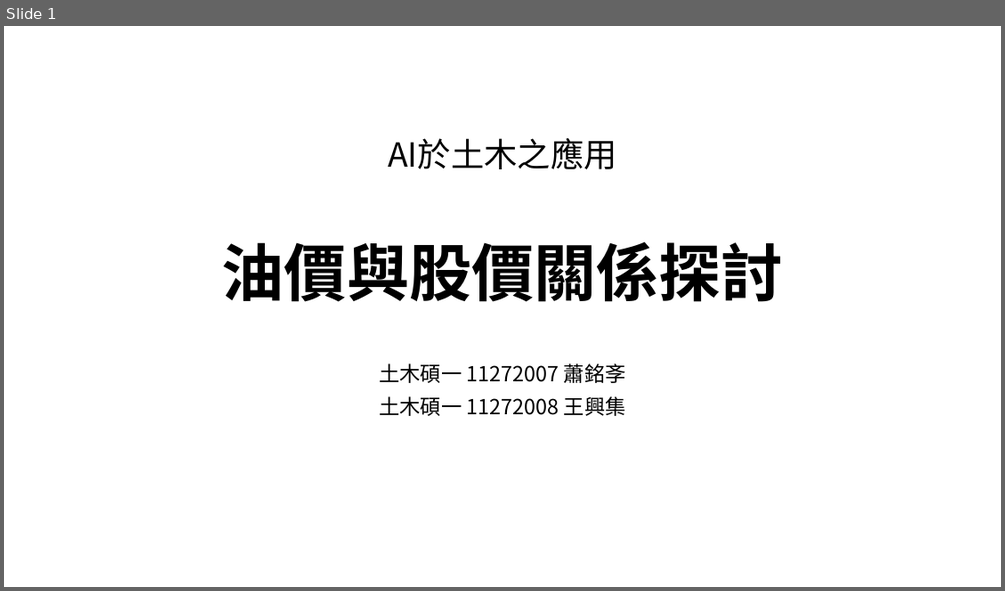
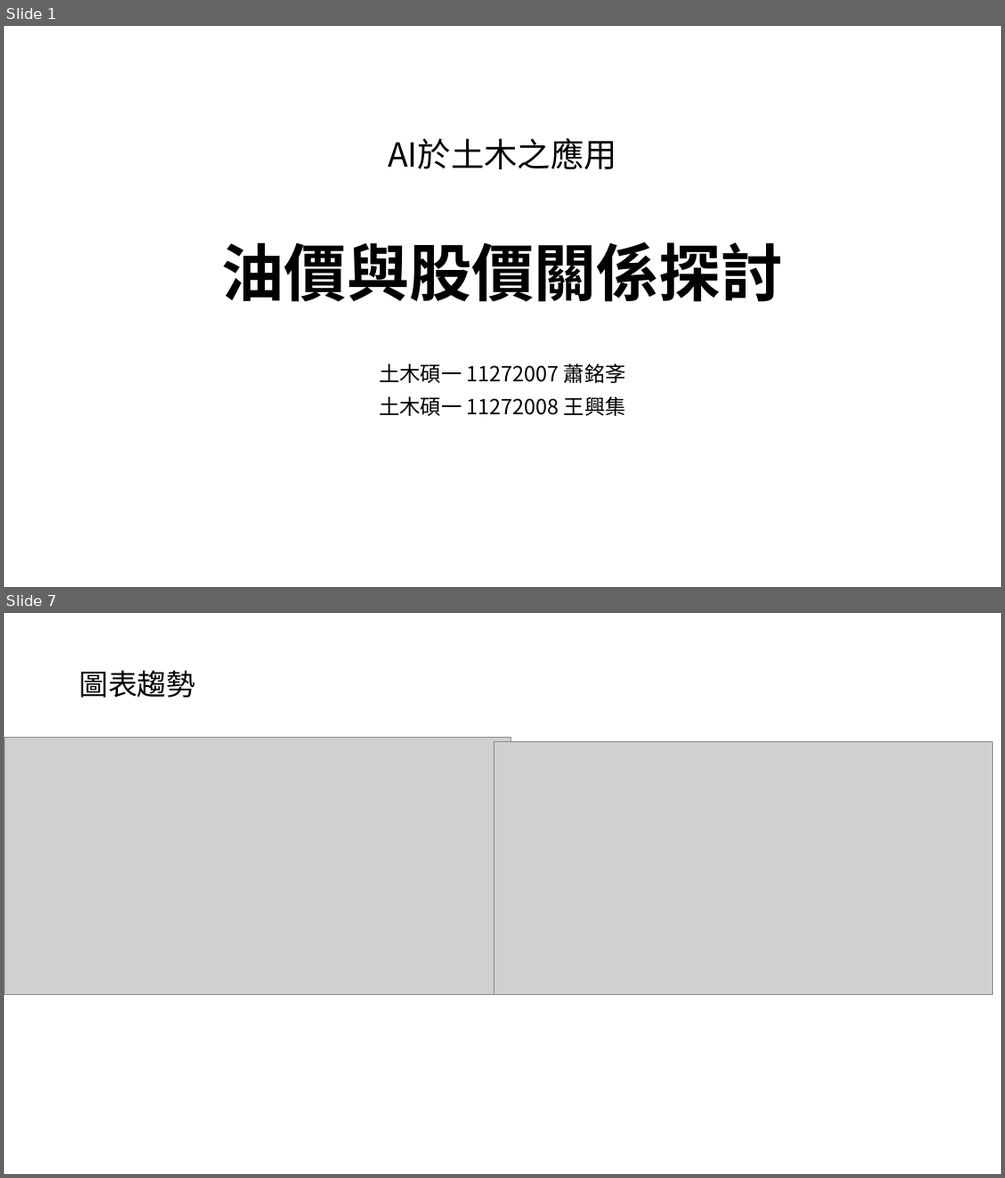
Before and after one commit to 11272007/cycu_ai2024, a slide deck: 20240611/期末報告.pptx. Shown one above the other, each under a label of ours: slide 1 before the commit, slides 1 and 7 after it; the slides between them are not shown. The pictures are 1005x591 and 1005x1178 pixels, drawn with LibreOffice and Linux fonts; fonts in the diff are those of the drawing; grey boxes stand for pictures. Boxes give left, top, right and bottom in pixels: in the first picture for what was removed or moved away, otherwise in the second. Text is boxed around its words. In the diff, an @@ line names an element or a change of style, - is before the commit and + after.

```diff
--- a/20240611/期末報告.pptx
+++ b/20240611/期末報告.pptx
@@ slide 7 added at [4,613,1001,1174], background #FFFFFF @@
@@ subtitle added at [80,670,196,698], 28 pt, text #000000 @@
+圖表趨勢
@@ picture added at [4,737,511,995] @@
@@ picture added at [494,742,993,995] @@
```
Also in this commit, not shown: 3 slides changed, 8 other slides added, 20 other files.
